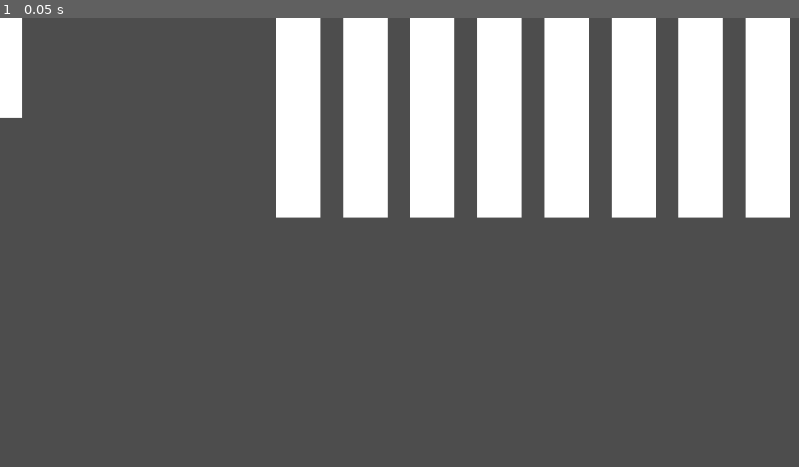
Above: before the commit, frame 1.
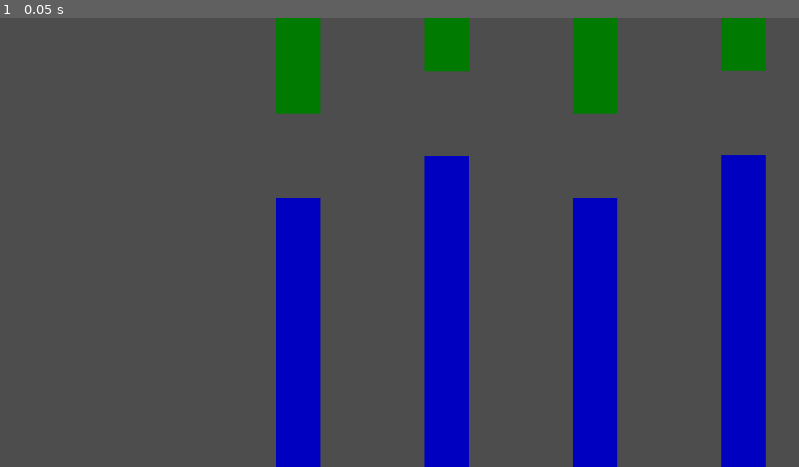
Above: after the commit, the same moment.

Repository: VPavliashvili/flappy-godot
Game: Godot game, scene res://scenes/main.tscn
Two runs of this game, one before a commit and one after it. Both use one fixed random seed, a clock stepped at 60 frames per second and the inputs below.
Inputs:
- Up to frame 1 (0.05 s): no input

The runs differ from the first frame. In frame 1, 35% of the frame differs, in the area x 0-99%, y 0-100%.

Commit message:
column starting instantiation implemented

Diff:
--- /dev/null
+++ b/scenes/bottom_pillar.tscn
@@ -0,0 +1,18 @@
+[gd_scene load_steps=3 format=3 uid="uid://c8nwm0l1iv1my"]
+
+[ext_resource type="Texture2D" uid="uid://dvk5djj7gvfx" path="res://sprites/square.png" id="1_on4ei"]
+
+[sub_resource type="RectangleShape2D" id="RectangleShape2D_27ew4"]
+
+[node name="pillar" type="Node2D"]
+scale = Vector2(1, 4.5)
+
+[node name="visual" type="Sprite2D" parent="."]
+self_modulate = Color(0, 0, 0.752941, 1)
+texture = ExtResource("1_on4ei")
+
+[node name="body" type="StaticBody2D" parent="."]
+
+[node name="CollisionShape2D" type="CollisionShape2D" parent="body"]
+scale = Vector2(3.2, 3.2)
+shape = SubResource("RectangleShape2D_27ew4")
--- /dev/null
+++ b/scenes/column.tscn
@@ -0,0 +1,20 @@
+[gd_scene load_steps=5 format=3 uid="uid://1puojd22x70m"]
+
+[ext_resource type="Script" path="res://scripts/column.gd" id="1_llrt6"]
+[ext_resource type="PackedScene" uid="uid://c8nwm0l1iv1my" path="res://scenes/bottom_pillar.tscn" id="1_ms3um"]
+[ext_resource type="PackedScene" uid="uid://cw5bggam6eimh" path="res://scenes/top_pillar.tscn" id="2_108lt"]
+[ext_resource type="PackedScene" uid="uid://beb4rlfsdnu1d" path="res://scenes/path_pillar.tscn" id="3_svfft"]
+
+[node name="column" type="Node2D"]
+script = ExtResource("1_llrt6")
+
+[node name="top_pillar" parent="." instance=ExtResource("2_108lt")]
+position = Vector2(0, -1021)
+scale = Vector2(1, 30)
+
+[node name="bottom_pillar" parent="." instance=ExtResource("1_ms3um")]
+position = Vector2(0, 1021)
+scale = Vector2(1, 30)
+
+[node name="path" parent="." instance=ExtResource("3_svfft")]
+scale = Vector2(1, 1.9)
--- a/scenes/main.tscn
+++ b/scenes/main.tscn
@@ -4,11 +4,12 @@
 
 [node name="Root" type="Node2D"]
 
-[node name="pillars_pool" type="Node" parent="." node_paths=PackedStringArray("pillars_starting_pos")]
+[node name="pillars_pool" type="Node" parent="." node_paths=PackedStringArray("columns_starting_pos")]
 script = ExtResource("1_kqd16")
-pillars_starting_pos = NodePath("../pillars_start_position")
-pillars_count = 20
-distance_beetween_pillar_x = 32.703
+columns_starting_pos = NodePath("../columns_start_position")
+column_count = 20
+distance_beetween_pillar_x = 150
+next_path_diff = 80
 
-[node name="pillars_start_position" type="Node2D" parent="."]
+[node name="columns_start_position" type="Node2D" parent="."]
 position = Vector2(430, 260)
--- /dev/null
+++ b/scenes/path_pillar.tscn
@@ -0,0 +1,11 @@
+[gd_scene load_steps=2 format=3 uid="uid://beb4rlfsdnu1d"]
+
+[sub_resource type="RectangleShape2D" id="RectangleShape2D_b5w2d"]
+
+[node name="path" type="Node2D"]
+
+[node name="body" type="StaticBody2D" parent="."]
+
+[node name="collider" type="CollisionShape2D" parent="body"]
+scale = Vector2(3.2, 3.2)
+shape = SubResource("RectangleShape2D_b5w2d")
--- a/scenes/pillar.tscn
+++ b/scenes/top_pillar.tscn
@@ -8,7 +8,8 @@
 scale = Vector2(1, 4.5)
 
 [node name="visual" type="Sprite2D" parent="."]
-texture = ExtResource("1_tx8g6")
+self_modulate = Color(0, 0.478431, 0, 1)
+texture = ExtResource("1_gf4at")
 
 [node name="body" type="StaticBody2D" parent="."]
 
--- /dev/null
+++ b/scripts/column.gd
@@ -0,0 +1,26 @@
+extends Node2D
+
+var bottom_pillar: Node2D
+var top_pillar: Node2D
+var path: Node2D
+
+var size_x: float
+var path_heigh: float
+
+func _ready():
+	bottom_pillar = get_node("bottom_pillar") as Node2D
+	top_pillar = get_node("top_pillar") as Node2D
+	path = get_node("path") as Node2D
+
+	var sprite: Sprite2D = top_pillar.get_node("visual")
+	size_x = sprite.texture.get_size().x
+
+	var body: StaticBody2D = path.get_node("body") as StaticBody2D
+	var collider: CollisionShape2D = body.get_node("collider") as CollisionShape2D
+
+	path_heigh = collider.shape.get_rect().size.y * path.scale.y * collider.scale.y
+
+
+# Called every frame. 'delta' is the elapsed time since the previous frame.
+func _process(_delta):
+	pass
--- a/scripts/pillars_pool.gd
+++ b/scripts/pillars_pool.gd
@@ -2,60 +2,63 @@
 
 enum Placement { TOP = 1, BOTTOM = -1}
 
-@export var pillars_starting_pos: Node2D
-@export_range(10, 50) var pillars_count: int
-@export_range(10, 100) var distance_beetween_pillar_x: float
+@export var columns_starting_pos: Node2D
+@export_range(10, 50) var column_count: int
+@export_range(50, 300) var distance_beetween_pillar_x: int
+@export_range(50, 200) var next_path_diff: int
 
-var pillar_prefab = preload("res://scenes/pillar.tscn")
-var start_pos_x: float
+var column_prefab = preload("res://scenes/column.tscn")
+var rng: RandomNumberGenerator
 
 # Called when the node enters the scene tree for the first time.
 func _ready():
-	start_pos_x = pillars_starting_pos.position.x
+	rng = RandomNumberGenerator.new()
 
-	var top_counter: int = 0
-	print(pillars_count)
-	while top_counter < pillars_count:
-		instantiate_pillar(Placement.TOP, top_counter)
-		top_counter += 1
-
-	instantiate_pillar(Placement.BOTTOM, 0)
+	instantiate_columns()
 
 # Called every frame. 'delta' is the elapsed time since the previous frame.
 func _process(_delta):
 	pass
 
-func get_screen_width_height() -> Vector2i:
-	return DisplayServer.window_get_size()
+func instantiate_columns() -> void:
+	var start_pos_x: int = int(columns_starting_pos.position.x)
+	var start_pos_y: int = int(columns_starting_pos.position.y)
+	var prev_pos_y: int = start_pos_y
 
-func instantiate_pillar(placement: Placement, line_number: int) -> void:
-	var pillar: Node2D = pillar_prefab.instantiate() as Node2D
-	add_child(pillar)
-	if placement == Placement.TOP:
-		set_top_pillar_position(pillar, line_number)
+	var counter: int = 0
+	while counter < column_count:
+		var column: Node2D = column_prefab.instantiate() as Node2D
+		add_child(column)
+
+		set_column_pos_upon_spawn(column, prev_pos_y, start_pos_x, counter)
+
+		prev_pos_y = int(column.position.y)
+		counter += 1
+
+func set_column_pos_upon_spawn(column: Node2D, prev_pos_y: int, start_pos_x: int, counter: int) -> void:
+	var size_x: int = column.get("size_x")
+	var pos_x: int = start_pos_x + counter * (size_x + distance_beetween_pillar_x)
+
+	var path_heigh = column.get("path_heigh")
+	var pos_y: float
+
+	var should_add: bool = rng.randi_range(1, 100) > 50
+	if should_add:
+		pos_y = prev_pos_y + path_heigh / 2
 	else:
-		set_bottom_pillar_position(pillar)
+		pos_y = prev_pos_y - path_heigh / 2
 
-func set_top_pillar_position(pillar: Node2D, line_number: int) -> void:
-	var sprite: Sprite2D = pillar.get_node("visual")
-	var size: Vector2i = sprite.texture.get_size()
-	# var screen: Vector2i = get_screen_width_height()
-	var screen_y : int = 0
-	var scale: Vector2 = pillar.scale
+	column.position = Vector2(pos_x, pos_y)
 
-	# 2.0 since I need half of the size of whole sprite to make it touch the upper end of the screen
-	var pos_y : float = float(screen_y) + float(size.y) / 2.0 * pillar.scale.y
+# different approach of path differentiation positioning
+# func set_column_pos_upon_spawn(column: Node2D, prev_pos_y: int, start_pos_x: int, counter: int) -> void:
+# 	var size_x: int = column.get("size_x")
+# 	var pos_x: int = start_pos_x + counter * (size_x + distance_beetween_pillar_x)
+#
+# 	var path_pos_y: int = rng.randi_range(prev_pos_y - next_path_diff, prev_pos_y + next_path_diff)
+# 	var diff: int = path_pos_y - prev_pos_y
+#
+# 	column.position = Vector2i(pos_x, prev_pos_y + diff)
 
-	var pos_x: float = start_pos_x + line_number * (size.x + distance_beetween_pillar_x)
-
-	pillar.position = Vector2(pos_x, pos_y)
-
-func set_bottom_pillar_position(_pillar: Node2D) -> void:
+func reset_column_pos_as_last(_last_pos_x) -> void:
 	pass
-
-# regarding path between top and down pillars
-# it should be implemented like I have whole X size in Y
-# and A size path between the two pillars
-# and distance between A size path center point of pillar_pair[i], [i-1] and [i+1]
-# should not be greater than B
-#	X	Y	A and B are variables for sure
Not shown: 1 places in scenes/top_pillar.tscn that only renumber resources
